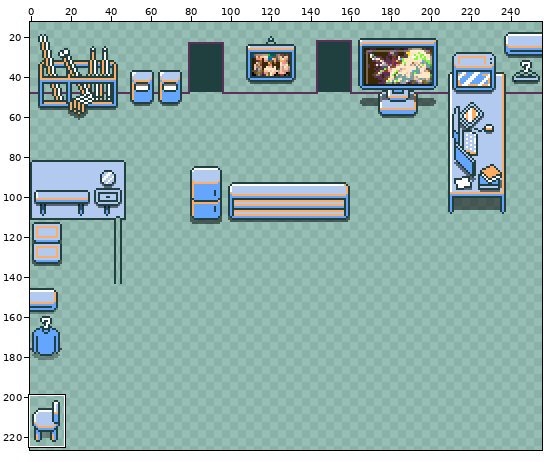
Edited in one commit: sprite sheet (img/tilesets/lobycolor.png). Above, an overview of the earlier version with the close-up marked.
Close-up. The starting point:
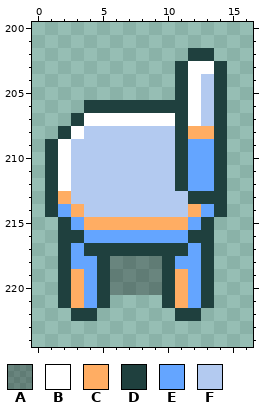
The file is 512x512 pixels, drawn in blocks of 2x2; one block is one cell here. Colours within 5 levels of each other are drawn and written as one. Shown: x 0..16, y 200..224. The wide view leaves out empty margins. The commit also changed other parts of the picture, which this record leaves out.
Palette (. is transparent): A #0000004d  B #ffffff  C #ffad63  D #1f403e  E #64a5ff  F #b3caf0
And afterwards:
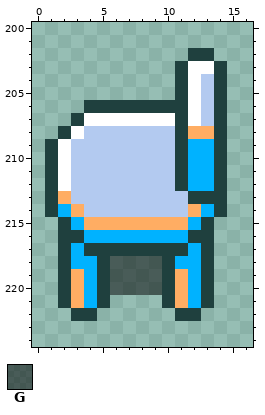
Colours new in this view: G #00000083
Changes in this commit:
@@ palette @@
-E #64a5ff
+E #00b2ff
@@ x 4..11 @@
 217 DDDDDDDD
-218 EDAAAADE
-219 EDAAAADC
-220 EDAAAADC
+218 EDGGGGDE
+219 EDGGGGDC
+220 EDGGGGDC
 221 ED....DC
Pixel boxes of the changes (left, top, right, bottom) in both close-ups:
changed: (58, 139, 214, 308)
